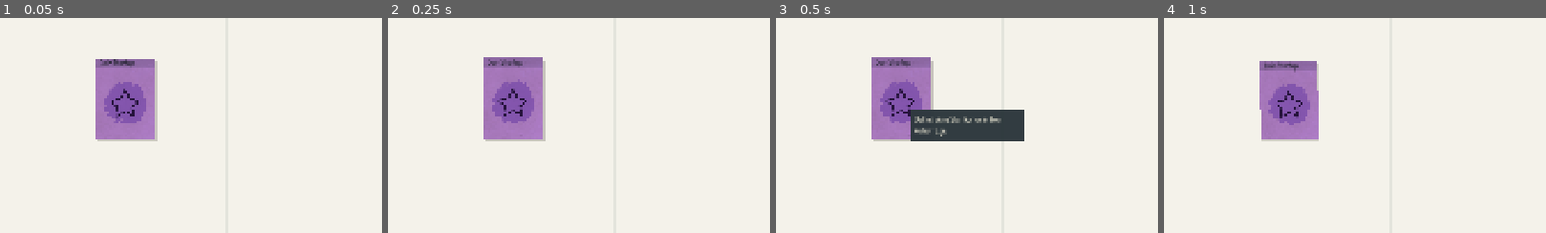
Above: before the commit, frames 1-4 (left to right).
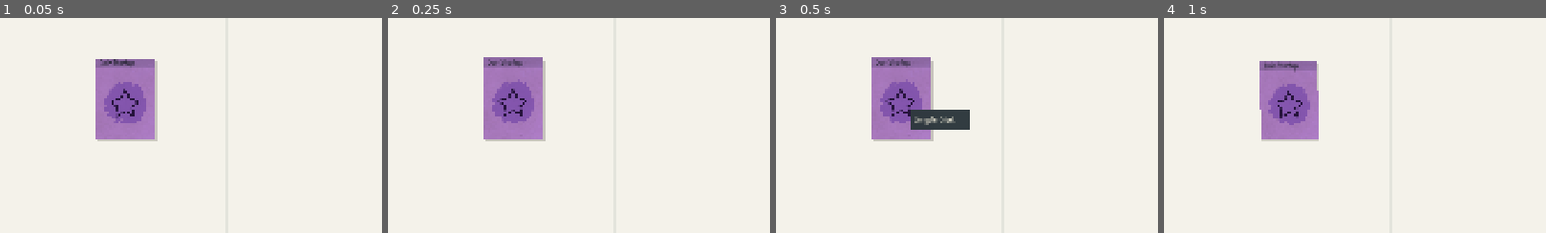
Above: after the commit, the same moments.

Repository: mp1707/scope-creep-godot
Game: Godot game, scene res://scenes/application/Main.tscn
Same seed, same stepped clock (60 frames per second), same inputs: the game is played once before the commit and once after it.
Inputs (mouse positions are % of the whole screen's width and height, from its top left):
- Up to frame 1 (0.05 s): no input
- Up to frame 2 (0.25 s): no input
- Up to frame 3 (0.5 s): no input
- Up to frame 4 (1 s): tap Enter at 0.5 s; move the mouse to (72, 45) at 0.52 s; click (72, 45) at 0.67 s; tap Space at 0.77 s
The pictures show only the part of the screen within x 34-84%, y 31-81%; the shares and areas given below are measured in that part.

Frames 1-2 are identical in both runs. In frame 3, 3.2% of the frame differs, in the area x 35-65%, y 42-58%; in frame 4, nothing differs.

Commit message:
feat: implement clockwise spiral spawn pattern for cards opened from booster packs

Diff:
--- a/data/cards/startup_booster_pack.tres
+++ b/data/cards/startup_booster_pack.tres
@@ -22,7 +22,7 @@
 type = 5
 tags = PackedStringArray("booster", "pack", "startup")
 short_text = "8 Startkarten"
-tooltip_text = "Oeffnet deine Startkarten in fixer Reihenfolge."
+tooltip_text = "Ein guter Start."
 visual = SubResource("Visual_startup_pack")
 base_values = {
 "booster_definition_id": "booster.startup"
--- a/scripts/simulation/run_controller.gd
+++ b/scripts/simulation/run_controller.gd
@@ -463,7 +463,7 @@
 	booster_pack.values[BOOSTER_REMAINING_CARD_IDS_VALUE] = remaining_card_ids
 	_set_booster_pack_marker(booster_pack, remaining_card_ids.size())
 
-	_spawn_card_as_new_stack(spawned_card_definition_id, _get_spawn_position_near_stack(booster_pack.stack_id, 0))
+	_spawn_card_as_new_stack(spawned_card_definition_id, _get_booster_spawn_position_near_stack(booster_pack.stack_id))
 	if remaining_card_ids.is_empty():
 		_remove_card_instance(booster_pack.instance_id)
 	else:
@@ -1388,6 +1388,9 @@
 func _get_spawn_position_near_stack(source_stack_id: String, spawn_index: int = 0) -> Vector2:
 	return _spawn_placement.get_spawn_position_near_stack(source_stack_id, spawn_index)
 
+func _get_booster_spawn_position_near_stack(source_stack_id: String) -> Vector2:
+	return _spawn_placement.get_booster_spawn_position_near_stack(source_stack_id)
+
 func _prune_stale_spawn_history() -> void:
 	_spawn_placement.prune_stale_spawn_history()
 
--- a/scripts/simulation/spawn_placement_service.gd
+++ b/scripts/simulation/spawn_placement_service.gd
@@ -59,6 +59,38 @@
 	state.board.spawn_history.append(fallback)
 	return fallback
 
+func get_booster_spawn_position_near_stack(source_stack_id: String) -> Vector2:
+	prune_stale_spawn_history()
+	var source_position: Vector2 = _get_spawn_source_position(source_stack_id)
+	var step: Vector2 = CARD_SIZE + Vector2(GAP, GAP)
+	var directions: Array[Vector2] = [
+		Vector2.UP,
+		Vector2(1.0, -1.0),
+		Vector2.RIGHT,
+		Vector2(1.0, 1.0),
+		Vector2.DOWN,
+		Vector2(-1.0, 1.0),
+		Vector2.LEFT,
+		Vector2(-1.0, -1.0),
+	]
+
+	for ring: int in SEARCH_RINGS:
+		var ring_distance: Vector2 = step * float(ring + 1)
+		for direction: Vector2 in directions:
+			var candidate: Vector2 = source_position + Vector2(direction.x * ring_distance.x, direction.y * ring_distance.y)
+			if not _does_spawn_overlap(candidate):
+				state.board.spawn_history.append(candidate)
+				return candidate
+
+	var grid_position: Vector2 = _find_free_spawn_grid_position(source_position)
+	if grid_position != INVALID_POSITION:
+		state.board.spawn_history.append(grid_position)
+		return grid_position
+
+	var fallback: Vector2 = _clamp_spawn_position_to_board(source_position + Vector2(0.0, -step.y))
+	state.board.spawn_history.append(fallback)
+	return fallback
+
 func get_spawn_position_near_position(source_position: Vector2, spawn_index: int = 0) -> Vector2:
 	prune_stale_spawn_history()
 	var step_x: float = CARD_SIZE.x + GAP
--- a/tests/test_essential_core_rules.gd
+++ b/tests/test_essential_core_rules.gd
@@ -56,6 +56,7 @@
 	_assert_equal(_count_cards_by_definition(state, "card.resource.money"), 0, "Money should not start directly on the board.")
 
 	var opened_definitions: Array[String] = _open_booster_pack_and_collect_definitions(controller, state, startup_pack)
+	var step: Vector2 = Vector2(144.0, 196.0) + Vector2(36.0, 36.0)
 	_assert_equal(opened_definitions, [
 		"card.product.software",
 		"card.employee.developer",
@@ -66,6 +67,10 @@
 		"card.resource.money",
 		"card.resource.money",
 	], "Startup booster should open the eight start cards in the requested order.")
+	_assert_equal(_find_card_by_definition(state, "card.product.software").position, startup_pack.position + Vector2(0.0, -step.y), "First startup card should spawn at 12 o'clock.")
+	_assert_equal(_find_card_by_definition(state, "card.employee.developer").position, startup_pack.position + Vector2(step.x, -step.y), "Second startup card should spawn clockwise at the upper-right slot.")
+	_assert_equal(_find_card_by_definition(state, "card.input.idea").position, startup_pack.position + Vector2(step.x, 0.0), "Third startup card should spawn clockwise at 3 o'clock.")
+	_assert_equal(_find_card_by_definition(state, "card.consumable.coffee").position, startup_pack.position + Vector2(step.x, step.y), "Fourth startup card should spawn clockwise at the lower-right slot.")
 	_assert_equal(state.get_card(startup_pack.instance_id), null, "Startup booster should disappear after the eighth click.")
 
 func _test_money_exists_as_single_cards() -> void:
Not shown, changed: architecture.md
Not shown, changed: current_scope.md
